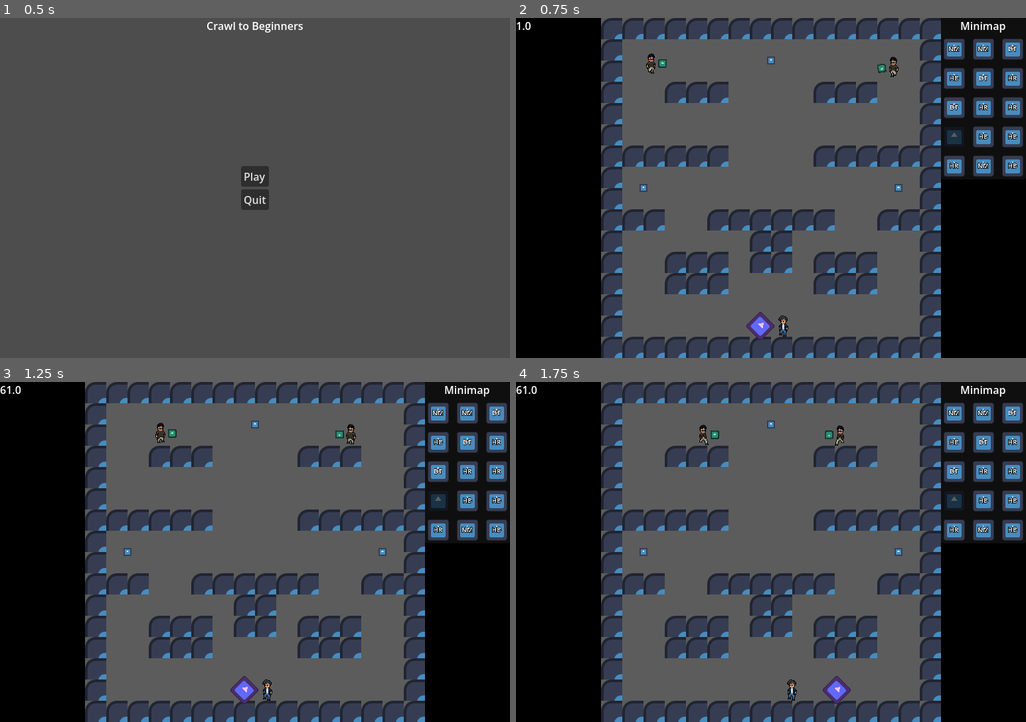
Above: before the commit, frames 1-4 (two rows, left to right).
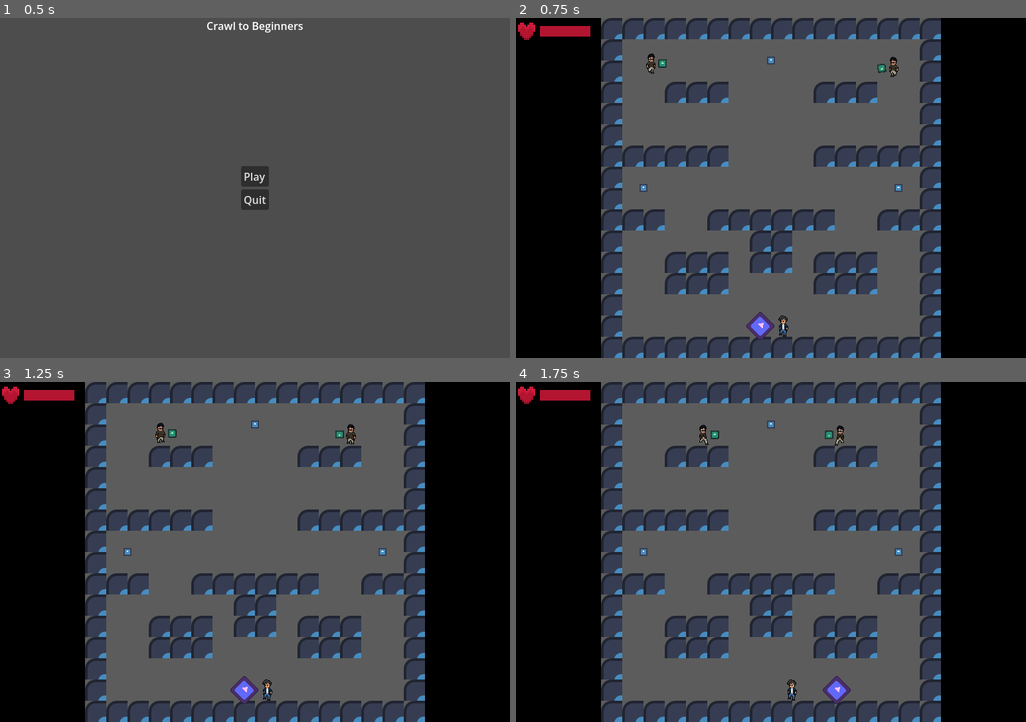
Above: after the commit, the same moments.

Repository: CrankyCranton/crawl-to-beginners
Game: Godot game, scene res://menus/main_menu.tscn
Two runs of this game, one before a commit and one after it. Both use one fixed random seed, a clock stepped at 60 frames per second and the inputs below. The engine's default icon, where the game draws it, is replaced by a stand-in: a white triangle on a blue panel in a dark square.
Inputs (mouse positions are in pixels of both pictures, inside the frame that each line leads up to):
- Up to frame 1 (0.5 s): no input
- Up to frame 2 (0.75 s): click "Play" at 0.5 s
- Up to frame 3 (1.25 s): no input
- Up to frame 4 (1.75 s): move the mouse to (883, 535) at 1.27 s; hold Right (right) from 1.28 s (still down); hold Right mouse button (possess) from 1.28 s (still down); click (883, 535) at 1.55 s

Frame 1 is identical in both runs. In frame 2, 4.3% of the frame differs, in the area x 0-100%, y 1-47%; in frame 3, 4.3%; in frame 4, 4.3%.

Commit message:
Health bar, shot gun bug fix

Diff:
--- a/game/combat_collision/hurt_box/fists/fists.tscn
+++ b/game/combat_collision/hurt_box/fists/fists.tscn
@@ -5,6 +5,7 @@
 [ext_resource type="Texture2D" uid="uid://dnpoq1nirc2ow" path="res://icon.svg" id="3_q8poh"]
 
 [sub_resource type="RectangleShape2D" id="RectangleShape2D_ts824"]
+size = Vector2(42, 20)
 
 [sub_resource type="Animation" id="Animation_q8poh"]
 length = 0.001
@@ -52,7 +53,7 @@
 texture = ExtResource("3_q8poh")
 
 [node name="CollisionShape2D" parent="." index="1" unique_id=1319386538]
-position = Vector2(32, 0)
+position = Vector2(21, 0)
 shape = SubResource("RectangleShape2D_ts824")
 disabled = true
 
--- a/game/enemy/shot_gun_enemy/shot_gun_enemy.gd
+++ b/game/enemy/shot_gun_enemy/shot_gun_enemy.gd
@@ -33,6 +33,5 @@
 	fists.set_collision_mask_value(HERO_HIT_BOX,
 			not fists.get_collision_mask_value(HERO_HIT_BOX))
 
-
 	hand.add_child(fists)
 	gun = fists
--- a/game/enemy/shot_gun_enemy/shot_gun_enemy.tscn
+++ b/game/enemy/shot_gun_enemy/shot_gun_enemy.tscn
@@ -19,8 +19,9 @@
 speed = 80.0
 gun = NodePath("Hand/ShotGun")
 
-[node name="ShotGun" parent="Hand" parent_id_path=PackedInt32Array(1151683513) index="1" unique_id=738278615 instance=ExtResource("2_rgdja")]
+[node name="ShotGun" parent="Hand" parent_id_path=PackedInt32Array(1151683513) index="1" unique_id=738278615 node_paths=PackedStringArray("exceptions") instance=ExtResource("2_rgdja")]
 magazine = SubResource("Resource_uvvsq")
 collision_mask = 1024
+exceptions = [NodePath("../../HitBox")]
 
 [editable path="HitBox"]
--- a/game/game.gd
+++ b/game/game.gd
@@ -28,9 +28,13 @@
 @onready var minimap: Minimap = %Minimap
 @onready var hud: CanvasLayer = $HUD
 @onready var fps: Label = %FPS
+@onready var health_bar: ProgressBar = %HealthBar
+@onready var health_bar_tween: ProgressBar = %HealthBarTween
 
 
 func _ready() -> void:
+	health_bar.max_value = hero.max_health
+	health_bar.value = hero.health
 	generate_data()
 	var sorted_coords: Array = room_data.keys()
 	sorted_coords.sort_custom(sort_coords)
@@ -129,3 +133,12 @@
 func _on_hero_died() -> void:
 	# IDK about these UIDs, they're hard to read.
 	hud.add_child(preload("uid://beiuvxh8fcqp4").instantiate())
+
+
+func _on_hero_health_set(health: int) -> void:
+	health_bar.value = health
+	var tween_value: float = remap(health_bar.value, health_bar.min_value, health_bar.max_value,
+			health_bar_tween.min_value, health_bar_tween.max_value)
+	health_bar_tween.create_tween().set_pause_mode(Tween.TWEEN_PAUSE_PROCESS
+				).tween_property(health_bar_tween, ^"value", tween_value, 0.75
+				).set_ease(Tween.EASE_IN).set_trans(Tween.TRANS_CIRC)
--- a/game/game.tscn
+++ b/game/game.tscn
@@ -4,6 +4,19 @@
 [ext_resource type="PackedScene" uid="uid://cpvvr321bffiw" path="res://game/ghost/ghost.tscn" id="1_vasa2"]
 [ext_resource type="PackedScene" uid="uid://ccravkxuofnl3" path="res://game/hero/hero.tscn" id="2_h7iqs"]
 [ext_resource type="PackedScene" uid="uid://bks3i1d362lr" path="res://game/minimap/minimap.tscn" id="4_4fuuu"]
+[ext_resource type="Texture2D" uid="uid://b0ypjuxa4f3ep" path="res://assets/health_bar.png" id="4_dxrkv"]
+
+[sub_resource type="AtlasTexture" id="AtlasTexture_dakft"]
+atlas = ExtResource("4_dxrkv")
+region = Rect2(1, 3, 11, 11)
+
+[sub_resource type="StyleBoxEmpty" id="StyleBoxEmpty_dxrkv"]
+
+[sub_resource type="StyleBoxFlat" id="StyleBoxFlat_dakft"]
+bg_color = Color(0.7019608, 0.08235294, 0.1882353, 1)
+
+[sub_resource type="StyleBoxFlat" id="StyleBoxFlat_dxrkv"]
+bg_color = Color(0.88, 0.73421335, 0.25520003, 1)
 
 [sub_resource type="WorldBoundaryShape2D" id="WorldBoundaryShape2D_4fuuu"]
 
@@ -47,7 +60,49 @@
 grow_vertical = 2
 color = Color(0, 0, 0, 1)
 
+[node name="HBoxContainer" type="HBoxContainer" parent="HUD/BarLeft" unique_id=98675420]
+layout_mode = 0
+offset_right = 112.0
+offset_bottom = 40.0
+
+[node name="Icon" type="TextureRect" parent="HUD/BarLeft/HBoxContainer" unique_id=360189235]
+custom_minimum_size = Vector2(32, 32)
+layout_mode = 2
+texture = SubResource("AtlasTexture_dakft")
+stretch_mode = 5
+
+[node name="HealthBar" type="ProgressBar" parent="HUD/BarLeft/HBoxContainer" unique_id=274431851]
+unique_name_in_owner = true
+custom_minimum_size = Vector2(0, 16)
+layout_mode = 2
+size_flags_horizontal = 3
+size_flags_vertical = 4
+theme_override_styles/background = SubResource("StyleBoxEmpty_dxrkv")
+theme_override_styles/fill = SubResource("StyleBoxFlat_dakft")
+max_value = 5.0
+value = 5.0
+show_percentage = false
+
+[node name="HealthBarTween" type="ProgressBar" parent="HUD/BarLeft/HBoxContainer/HealthBar" unique_id=139407289]
+unique_name_in_owner = true
+show_behind_parent = true
+custom_minimum_size = Vector2(0, 16)
+layout_mode = 1
+anchors_preset = 15
+anchor_right = 1.0
+anchor_bottom = 1.0
+grow_horizontal = 2
+grow_vertical = 2
+size_flags_horizontal = 3
+size_flags_vertical = 4
+theme_override_styles/background = SubResource("StyleBoxEmpty_dxrkv")
+theme_override_styles/fill = SubResource("StyleBoxFlat_dxrkv")
+max_value = 5.0
+value = 5.0
+show_percentage = false
+
 [node name="SideBar" type="PanelContainer" parent="HUD" unique_id=312929444]
+visible = false
 anchors_preset = 1
 anchor_left = 1.0
 anchor_right = 1.0
@@ -69,6 +124,7 @@
 
 [node name="FPS" type="Label" parent="HUD" unique_id=2002869948]
 unique_name_in_owner = true
+visible = false
 offset_right = 40.0
 offset_bottom = 23.0
 
@@ -93,3 +149,4 @@
 shape = SubResource("WorldBoundaryShape2D_u5opy")
 
 [connection signal="died" from="Hero" to="." method="_on_hero_died"]
+[connection signal="health_set" from="Hero" to="." method="_on_hero_health_set"]
--- a/game/ghost/ghost.gd
+++ b/game/ghost/ghost.gd
@@ -60,7 +60,6 @@
 					possessing.add_to_group(&"enemies")
 					flip_mask()
 
-			collider.died.connect(_on_possessing_died)
 			possessing = collider
 			if collider is Enemy:
 				collider.reparent(get_parent())
@@ -68,6 +67,7 @@
 				flip_mask()
 			collider.state = collider.State.POSSESSED
 			#sprite.visible = possessing == self
+			collider.died.connect(_on_possessing_died)
 
 
 # OK, the entire code base is messy, but this might just take the cake.
--- a/game/gun/gun.gd
+++ b/game/gun/gun.gd
@@ -7,6 +7,7 @@
 @export_flags_2d_physics var collision_mask: int = 513
 @warning_ignore("shadowed_global_identifier")
 @export var range: float = INF
+@export var exceptions: Array[Node] = []
 
 var cooling := false
 var reloading := false
@@ -22,9 +23,17 @@
 
 	magazine.ammo -= 1
 	var bullet: Node2D = magazine.ammo_type.instantiate()
-	get_room().add_child(bullet)
+	# Kinda redundant.
 	if bullet is CollisionObject2D or bullet is RayCast2D or bullet is ShapeCast2D:
 		bullet.collision_mask = collision_mask
+	if bullet is PhysicsBody2D or bullet is RayCast2D or bullet is ShapeCast2D:
+		var method: Callable = (bullet.add_collision_exception_with if bullet is PhysicsBody2D
+			else bullet.add_exception)
+		for exception: Node in exceptions:
+			method.call(exception)
+
+
+	get_room().add_child(bullet)
 	bullet.global_transform = barrel.global_transform
 	cooling = true
 	cooldown.start()
--- a/game/gun/shot_gun/shot/shot.gd
+++ b/game/gun/shot_gun/shot/shot.gd
@@ -7,4 +7,10 @@
 	force_shapecast_update()
 	if is_colliding():
 		get_collider(0).take_damage(-1)
+		print(get_collider(0).get_parent())
+	get_tree().paused = true
+	var freeze_frames: int = 10
+	for i: int in freeze_frames:
+		await get_tree().physics_frame
+	get_tree().paused = false
 	queue_free()
--- a/game/gun/shot_gun/shot/shot.tscn
+++ b/game/gun/shot_gun/shot/shot.tscn
@@ -3,7 +3,7 @@
 [ext_resource type="Script" uid="uid://bvm12e73hkgdl" path="res://game/gun/shot_gun/shot/shot.gd" id="1_aqvib"]
 
 [sub_resource type="CircleShape2D" id="CircleShape2D_aqvib"]
-radius = 32.0
+radius = 64.0
 
 [node name="Shot" type="ShapeCast2D" unique_id=1471342420]
 enabled = false
--- a/game/hero/hero.gd
+++ b/game/hero/hero.gd
@@ -2,6 +2,7 @@
 
 
 signal died
+signal health_set(health: int)
 
 const SPEED: float = 96.0
 const PANIC_SPEED: float = 192.0
@@ -30,6 +31,7 @@
 var health: int = max_health:
 	set(value):
 		health = mini(max_health, value)
+		health_set.emit(health)
 		if health <= 0:
 			die()
 
--- a/game/room/surprise_attack_right.tscn
+++ b/game/room/surprise_attack_right.tscn
@@ -25,5 +25,29 @@
 [node name="Marker2D3" type="Marker2D" parent="EnemySpawnPoints" parent_id_path=PackedInt32Array(1664263378) index="2" unique_id=910120670]
 position = Vector2(64, 64)
 
+[node name="Marker2D4" type="Marker2D" parent="EnemySpawnPoints" parent_id_path=PackedInt32Array(1664263378) index="3" unique_id=1969568764]
+position = Vector2(64, 96)
+
+[node name="Marker2D5" type="Marker2D" parent="EnemySpawnPoints" parent_id_path=PackedInt32Array(1664263378) index="4" unique_id=1733801960]
+position = Vector2(64, 128)
+
+[node name="Marker2D6" type="Marker2D" parent="EnemySpawnPoints" parent_id_path=PackedInt32Array(1664263378) index="5" unique_id=1700396156]
+position = Vector2(96, 128)
+
+[node name="Marker2D7" type="Marker2D" parent="EnemySpawnPoints" parent_id_path=PackedInt32Array(1664263378) index="6" unique_id=1460665333]
+position = Vector2(96, 96)
+
+[node name="Marker2D8" type="Marker2D" parent="EnemySpawnPoints" parent_id_path=PackedInt32Array(1664263378) index="7" unique_id=1032843019]
+position = Vector2(96, 64)
+
+[node name="Marker2D9" type="Marker2D" parent="EnemySpawnPoints" parent_id_path=PackedInt32Array(1664263378) index="8" unique_id=360707939]
+position = Vector2(128, 64)
+
+[node name="Marker2D10" type="Marker2D" parent="EnemySpawnPoints" parent_id_path=PackedInt32Array(1664263378) index="9" unique_id=1245481937]
+position = Vector2(128, 96)
+
+[node name="Marker2D11" type="Marker2D" parent="EnemySpawnPoints" parent_id_path=PackedInt32Array(1664263378) index="10" unique_id=1270384956]
+position = Vector2(128, 128)
+
 [node name="NavigationRegion2D" parent="." index="5" unique_id=977941482]
 navigation_polygon = SubResource("NavigationPolygon_bxd0y")
Binary file added: assets/bullet_icon.png
Not shown, added: assets/bullet_icon.png.import
Binary file added: assets/door_front.png
Not shown, added: assets/door_front.png.import
Binary file added: assets/health_bar.png
Not shown, added: assets/health_bar.png.import
Binary file added: assets/laser_bullet.png
Not shown, added: assets/laser_bullet.png.import
Binary file added: assets/laser_gun.png
Not shown, added: assets/laser_gun.png.import
Binary file added: assets/numbers.png
Not shown, added: assets/numbers.png.import
(and 1 more such lines)
